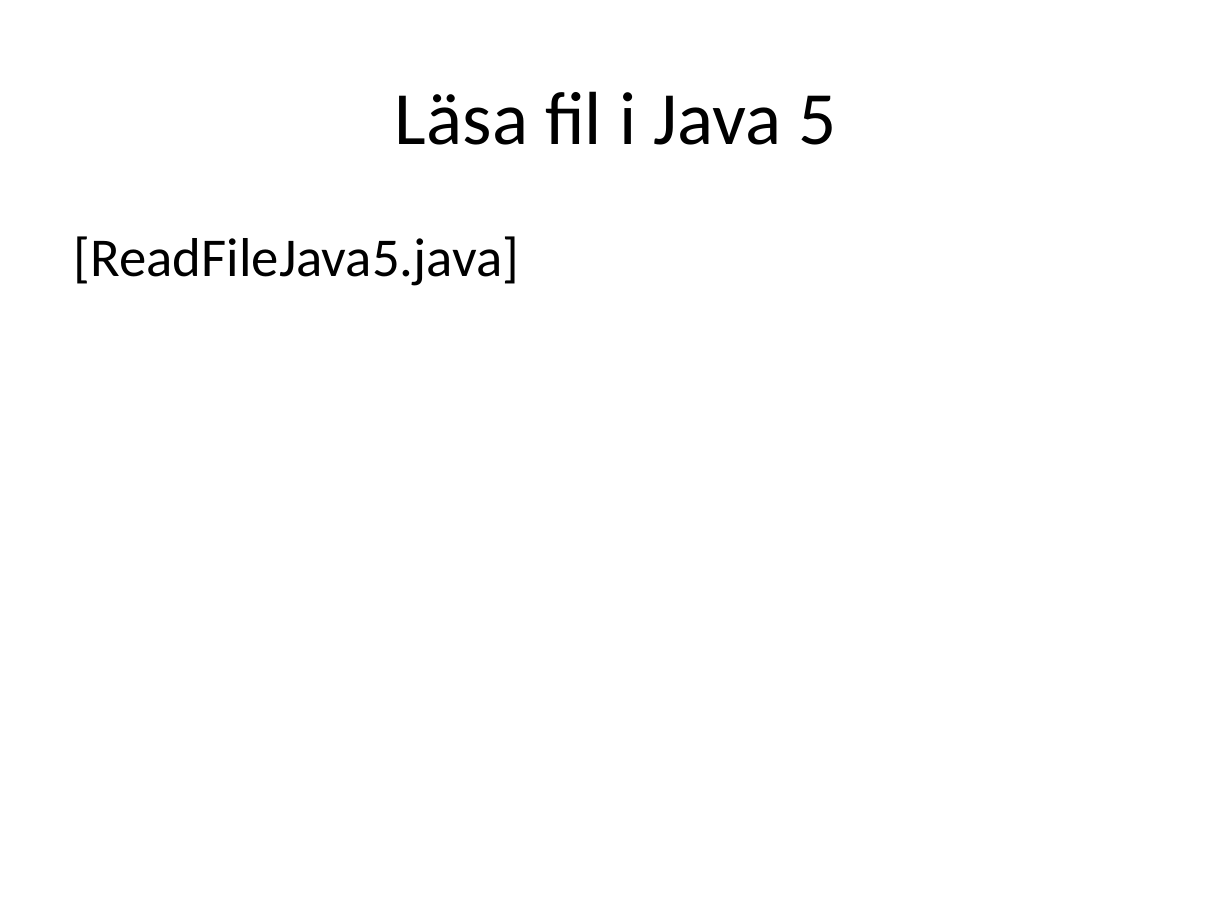
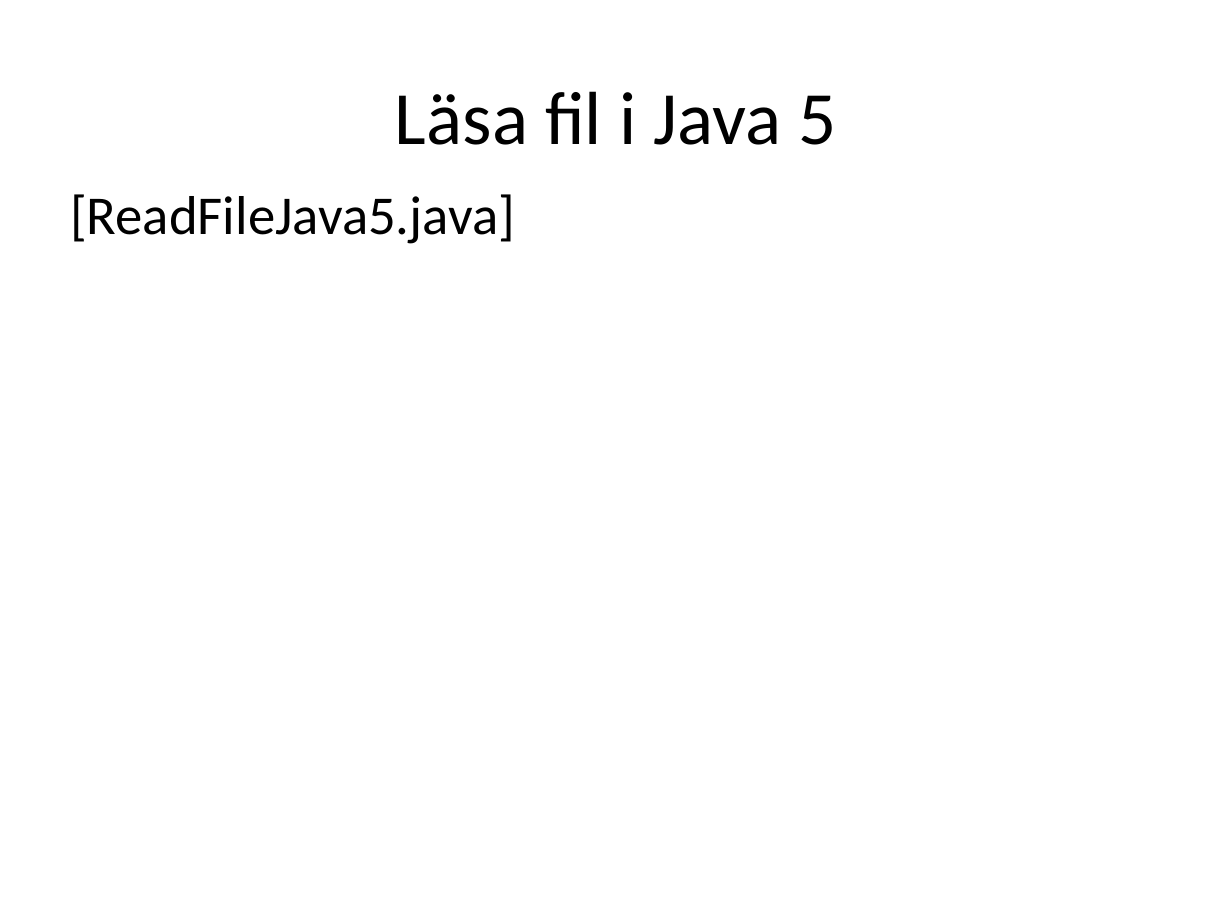
Before and after one commit to me97esn/groovyseminarium, a slide deck: slide 22 of groovyseminarie/dokument/groovyseminarium_source.pptx. Drawn at 1232x924 pixels with LibreOffice and Linux fonts; fonts in the diff are those of the drawing. Boxes give left, top, right and bottom in pixels: in the first picture for what was removed or moved away, otherwise in the second. Text is boxed around its words. In the diff, an @@ line names an element or a change of style, - is before the commit and + after.

```diff
--- a/groovyseminarie/dokument/groovyseminarium_source.pptx
+++ b/groovyseminarie/dokument/groovyseminarium_source.pptx
@@ text "[ReadFileJava5.java]": place and size @@
-text "[ReadFileJava5.java]" at (74,236,519,286)
+text "[ReadFileJava5.java]" at (70,194,515,244)
```
Also in this commit, not shown: 6 other slides changed, 3 slides added, 1 slide removed, 8 other files.
